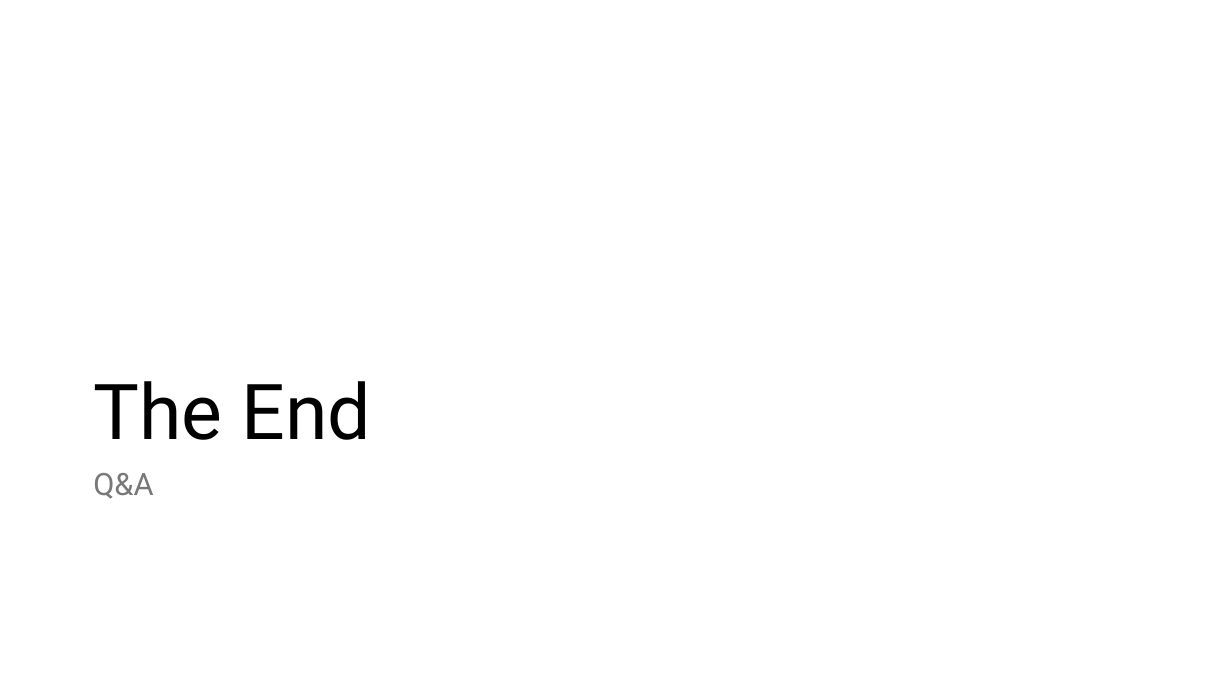
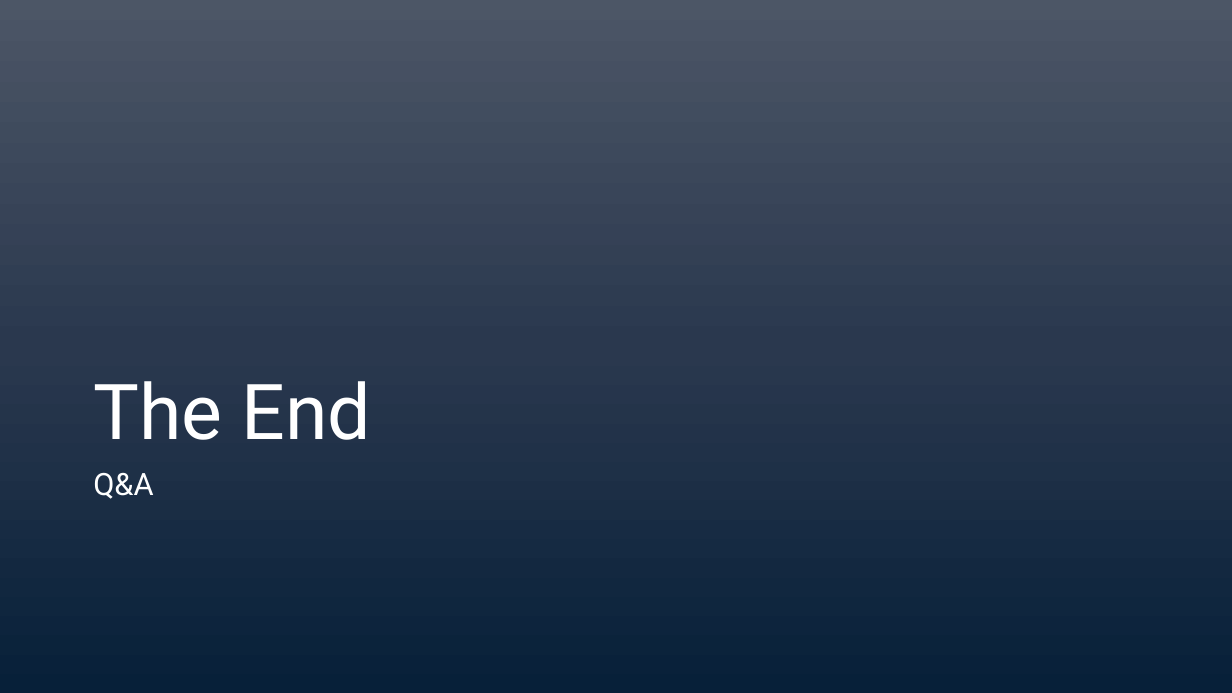
Before and after one commit to imtrainer2020/AdvancedAPI, a slide deck: slide 18 of Slides/Day 1/L1 - API.pptx. Drawn at 1232x693 pixels with LibreOffice and Linux fonts; fonts in the diff are those of the drawing. Boxes give left, top, right and bottom in pixels: in the first picture for what was removed or moved away, otherwise in the second. Text is boxed around its words. In the diff, an @@ line names an element or a change of style, - is before the commit and + after.

```diff
--- a/Slides/Day 1/L1 - API.pptx
+++ b/Slides/Day 1/L1 - API.pptx
@@ background #FFFFFF to gradient #4D5667 to #2B394F to #072139 @@
@@ title "The End" at (x1=93, y1=381, x2=371, y2=440): text colour #000000 to #FFFFFF @@
@@ text "Q&A" at (x1=93, y1=473, x2=153, y2=499): text colour #797979 to #FFFFFF @@
```
Also in this commit, not shown: 11 other slides changed, 6 slides added, 6 slides removed, 7 other files.
